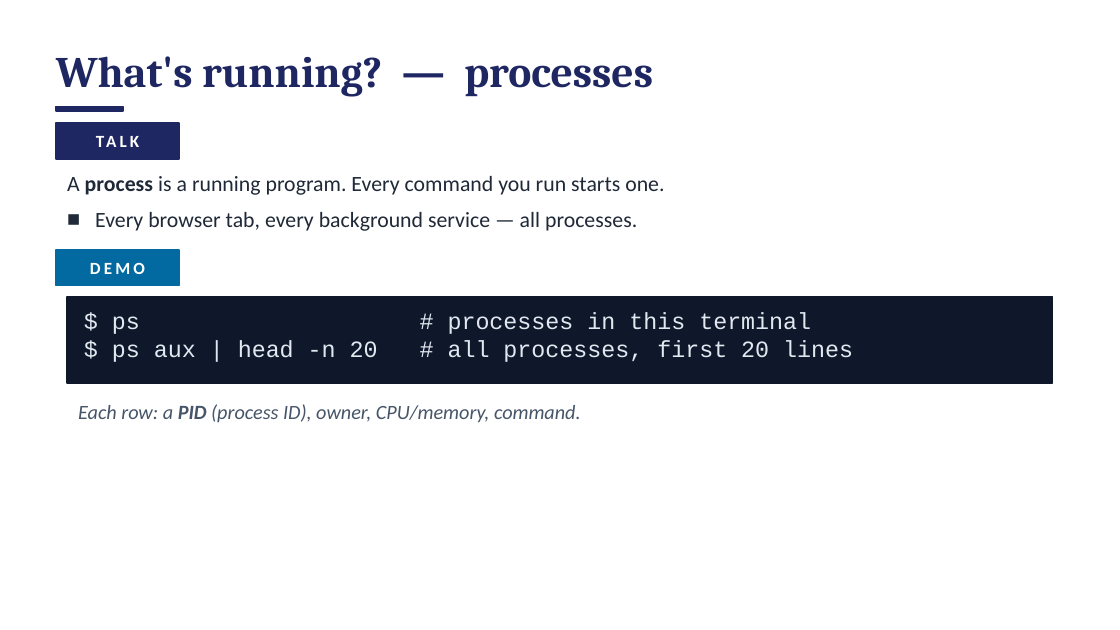
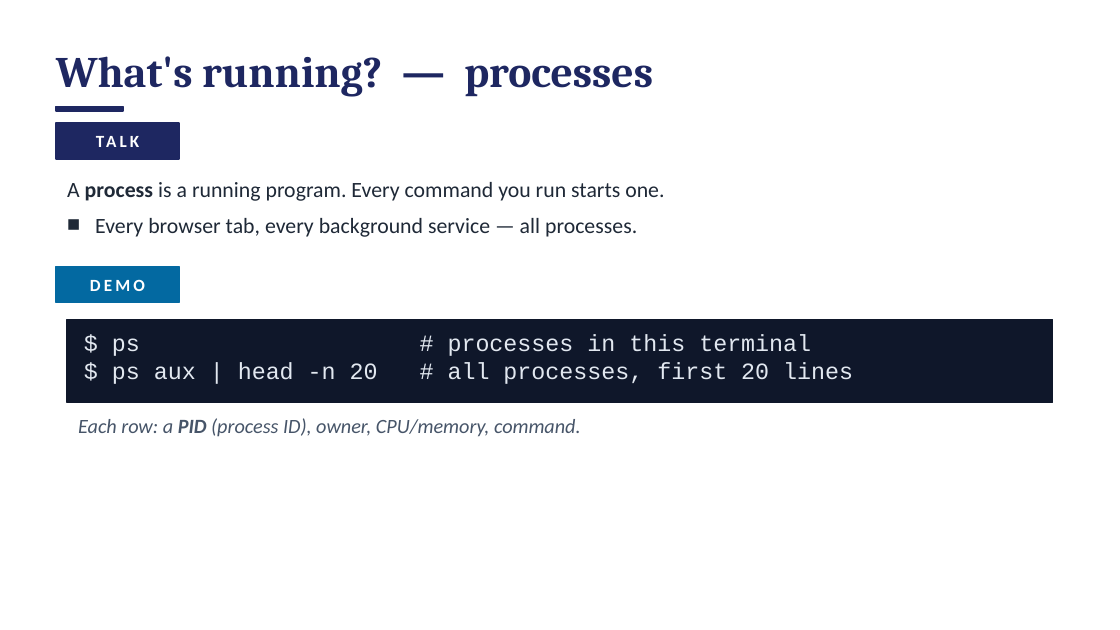
Before and after one commit to access-ci-org/Operations-STEP-2026, a slide deck: slide 74 of Linux_Terminal/DRAFT_workshop-linux-session1.pptx (slide 75 before the commit). Drawn at 1120x630 pixels with LibreOffice and Linux fonts; fonts in the diff are those of the drawing. Boxes give left, top, right and bottom in pixels: in the first picture for what was removed or moved away, otherwise in the second. Text is boxed around its words. In the diff, an @@ line names an element or a change of style, - is before the commit and + after.

```diff
--- a/Linux_Terminal/DRAFT_workshop-linux-session1.pptx
+++ b/Linux_Terminal/DRAFT_workshop-linux-session1.pptx
@@ text "A process is a running ...": place and size @@
-text "A process is a running ..." at (67,176,664,231)
+text "A process is a running ..." at (67,182,664,237)
@@ 2 texts, 1 rectangle: place and size @@
-2 texts, 1 rectangle at (56,250,581,423)
+2 texts, 1 rectangle at (56,267,581,437)
@@ rectangle: place and size @@
-rectangle at (67,297,1053,383)
+rectangle at (67,319,1053,402)
@@ text "$ ps # processes in ...": place and size @@
-text "$ ps # processes in ..." at (112,316,853,362)
+text "$ ps # processes in ..." at (112,338,853,384)
```
Also in this commit, not shown: 92 other slides changed, 1 slide added, 3 slides removed, 1 other file.
